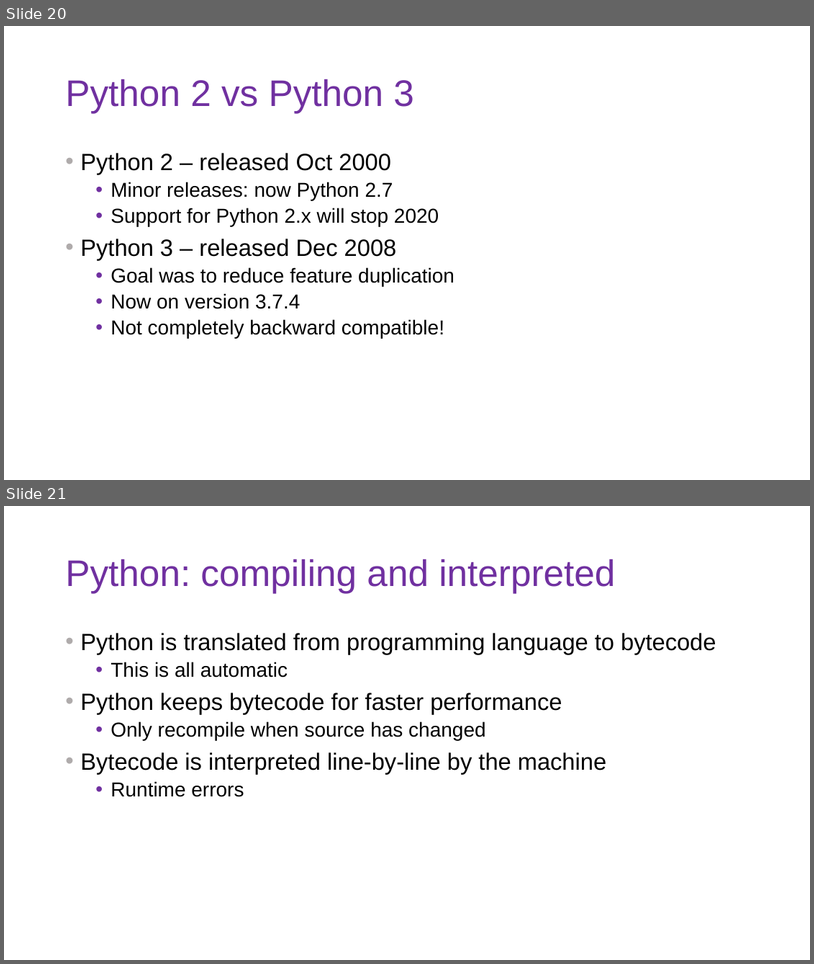
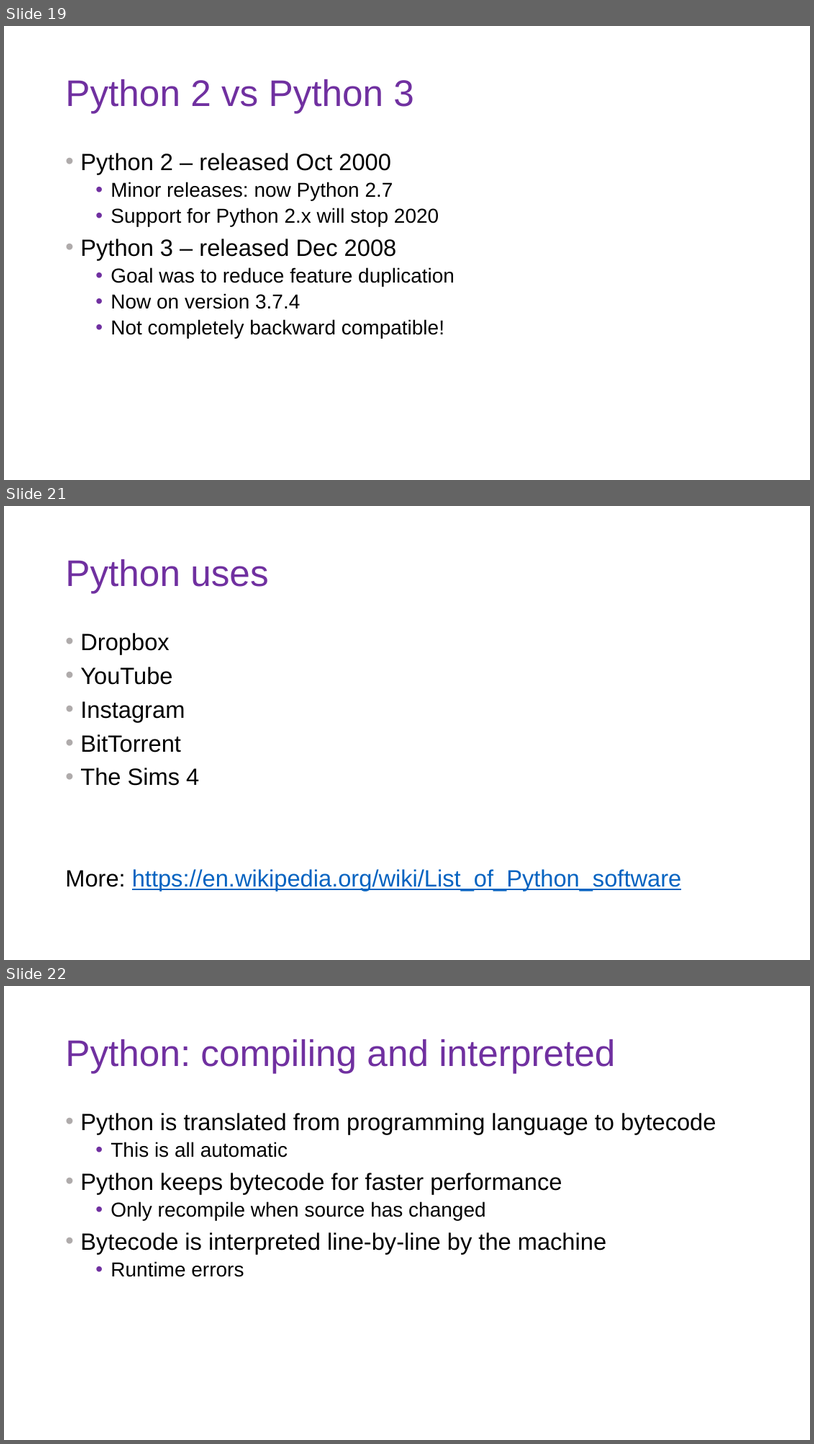
Before and after one commit to DoriMG/SN_python_course, a slide deck: lectures/1_intro_cs.pptx. Shown one above the other, each under a label of ours: slides 20 and 21 before the commit, slides 19, 21 and 22 after it; the slides between them are not shown. The pictures are 814x964 and 814x1444 pixels, drawn with LibreOffice and Linux fonts; fonts in the diff are those of the drawing. Boxes give left, top, right and bottom in pixels: in the first picture for what was removed or moved away, otherwise in the second. Text is boxed around its words. In the diff, an @@ line names an element or a change of style, - is before the commit and + after.

```diff
--- a/lectures/1_intro_cs.pptx
+++ b/lectures/1_intro_cs.pptx
@@ slide 21 added at <box>4,506,810,960</box>, background #FFFFFF @@
@@ title added at <box>65,559,268,593</box>, 44 pt, text #7030A0 @@
+Python uses
@@ text added at <box>65,633,682,890</box>, 28 pt, text #0563C1, underline @@
+• Dropbox
+• YouTube
+• Instagram
+• BitTorrent
+• The Sims 4
+More: https://en.wikipedia.org/wiki/List_of_Python_software
@@ what was slide 20 is now slide 19 @@
@@ what was slide 21 is now slide 22 @@
```
Also in this commit, not shown: 5 other slides added, 12 slides removed, 40 other files.
